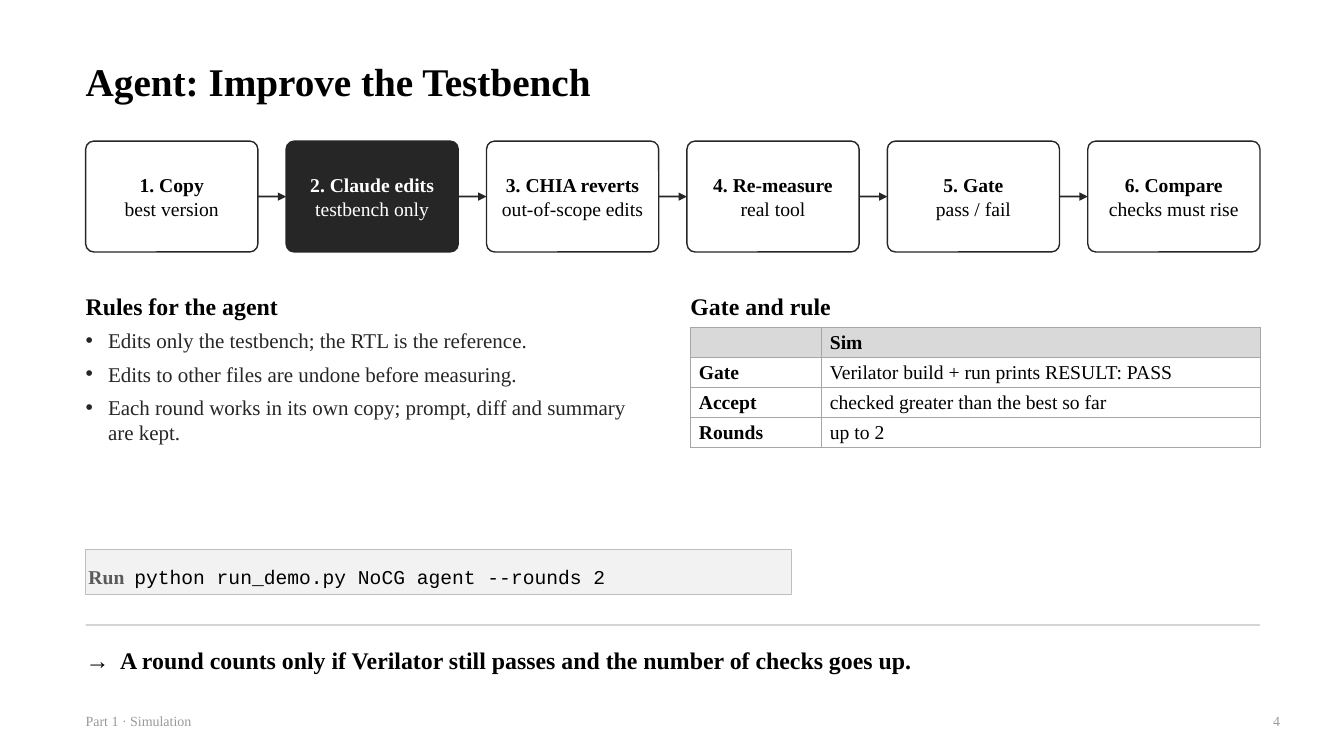
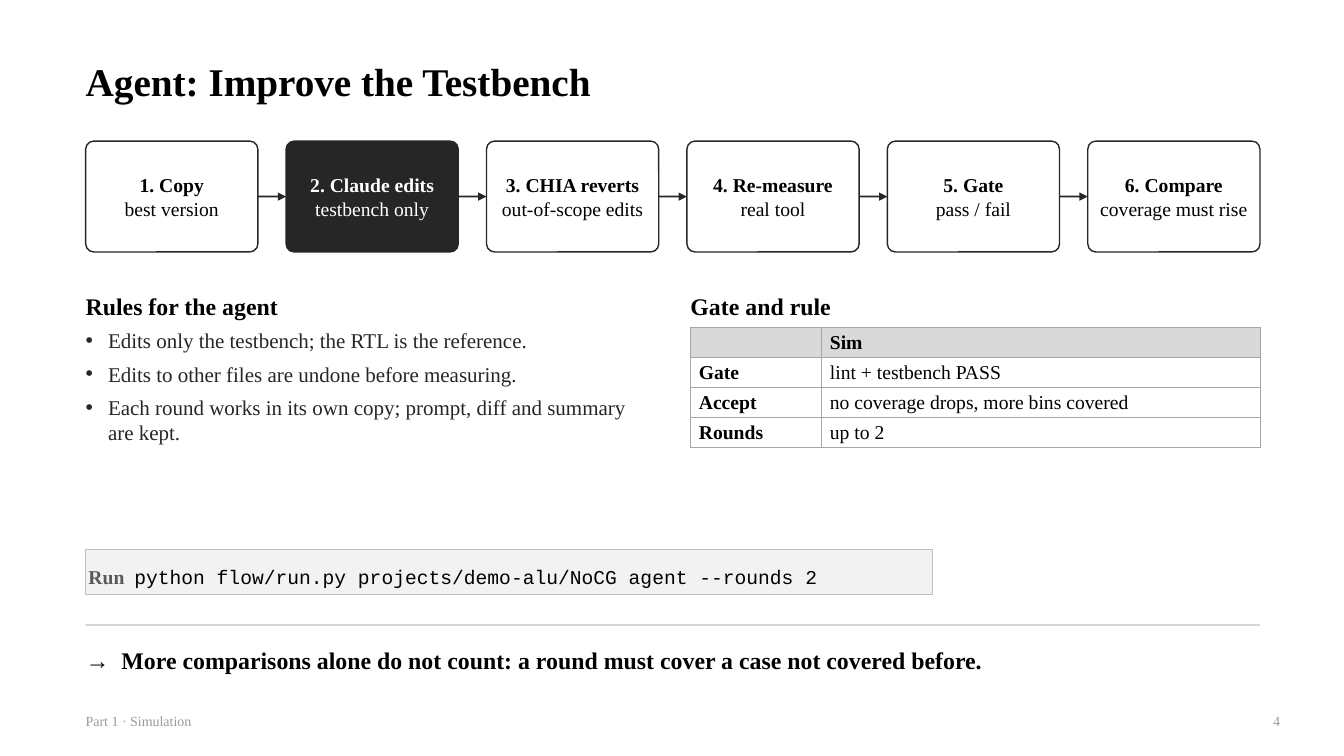
Before and after one commit to chipchip-tech/CHIA-workflow, a slide deck: slide 4 of projects/demo-alu/report/guides/1_Sim.pptx. Drawn at 1344x756 pixels with LibreOffice and Linux fonts; fonts in the diff are those of the drawing. Boxes give left, top, right and bottom in pixels: in the first picture for what was removed or moved away, otherwise in the second. Text is boxed around its words. In the diff, an @@ line names an element or a change of style, - is before the commit and + after.

```diff
--- a/projects/demo-alu/report/guides/1_Sim.pptx
+++ b/projects/demo-alu/report/guides/1_Sim.pptx
@@ text in rounded rectangle at (1100,203,1247,221): text changed @@
-checks must rise
+coverage must rise
@@ table at (691,328,1260,448) @@
-row 2, column 2: Verilator build + run prints RESULT: PASS
+row 2, column 2: lint + testbench PASS
-row 3, column 2: checked greater than the best so far
+row 3, column 2: no coverage drops, more bins covered
@@ rectangle "Run python flow/run.py projects/demo-alu/NoCG agent ...": place and size @@
-rectangle "Run python flow/run.py projects/demo-alu/NoCG agent ..." at (86,549,791,595)
+rectangle "Run python flow/run.py projects/demo-alu/NoCG agent ..." at (86,549,933,595)
@@ text in rectangle at (88,570,817,588): text changed @@
-Run python run_demo.py NoCG agent --rounds 2
+Run python flow/run.py projects/demo-alu/NoCG agent --rounds 2
@@ text at (121,652,981,674): text changed @@
-→ A round counts only if Verilator still passes and the number of checks goes up.
+→ More comparisons alone do not count: a round must cover a case not covered before.
```
Also in this commit, not shown: 4 other slides changed, 1 slide added, 1 slide removed, 5 other files.
